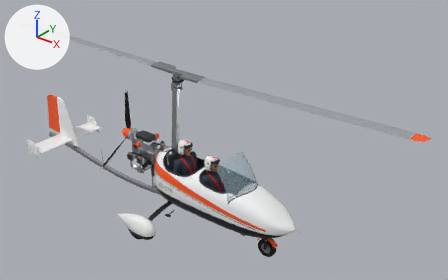
Renders of the Blender file blender/autogiro.blend from each side of a commit.
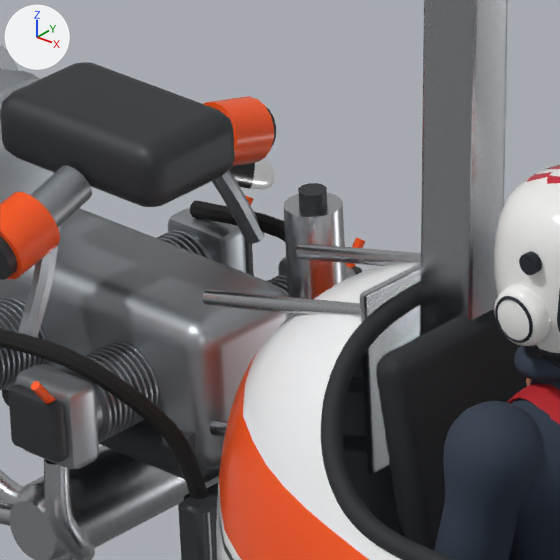
The first picture shows the older version from a 50 mm camera at (6.26, -6.95, 5.09) aimed at (0.3, 0.5, 0.47). The close-ups show the older and then the newer version on the part from 30% to 41% of the width and 45% to 62% of the height of that picture. Only the edits that show in the close-ups are written down. The lights are fixed; the arrows at upper left show +X, +Y and +Z.

Before the edit, the objects in view are built like this:
```python
ob_airframe = bpy.data.objects.new('airframe', me_airframe)
ob_airframe.location = (0.0, 0.0, 0.0)
ob_pilot_rear = bpy.data.objects.new('pilot_rear', me_pilot_rear)
ob_pilot_rear.location = (-0.06, 0.0, -0.32)
ob_prop = bpy.data.objects.new('prop', me_prop)
ob_prop.location = (-1.5, 0.0, 0.25)
```
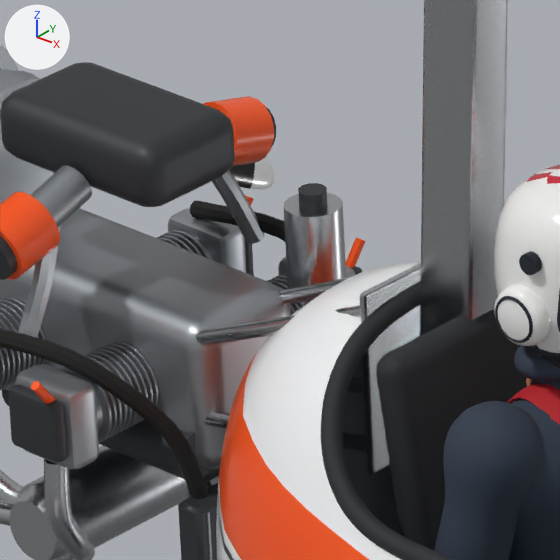
The change, as a diff of the scene's bpy script:
```diff
--- a/blender/autogiro.blend.py
+++ b/blender/autogiro.blend.py
@@ me_airframe @@
 me_airframe.from_pydata(...)  # 30658 vertices, 31456 faces; spans x -3.95..2.22, y -1.08..1.08, z -0.99..1.51
 # used by ob_airframe; location = (0.0, 0.0, 0.0)
+# me_airframe part 1: 100 of 30658 vertices moved; they spanned x -0.87..-0.14, y -0.3..0.3, z -0.73..0.17 and now span x -0.89..-0.14, y -0.26..0.26, z -0.64..0.09; mean shift (-0.03, 0.0, 0.01); largest move (-0.15, 0.3, -0.73) -> (-0.15, 0.24, -0.64)
 me_airframe.materials.append(mat_paint_white)
```

Location of each change, (x1, y1, x2, y2) in pixels of the close-ups (560 x 560 px; the box of a moved part takes in the faces that stretch with it):
part 1 of me_airframe, moved or reshaped
    before: (184, 243, 421, 500)
    after: (188, 277, 367, 498)
